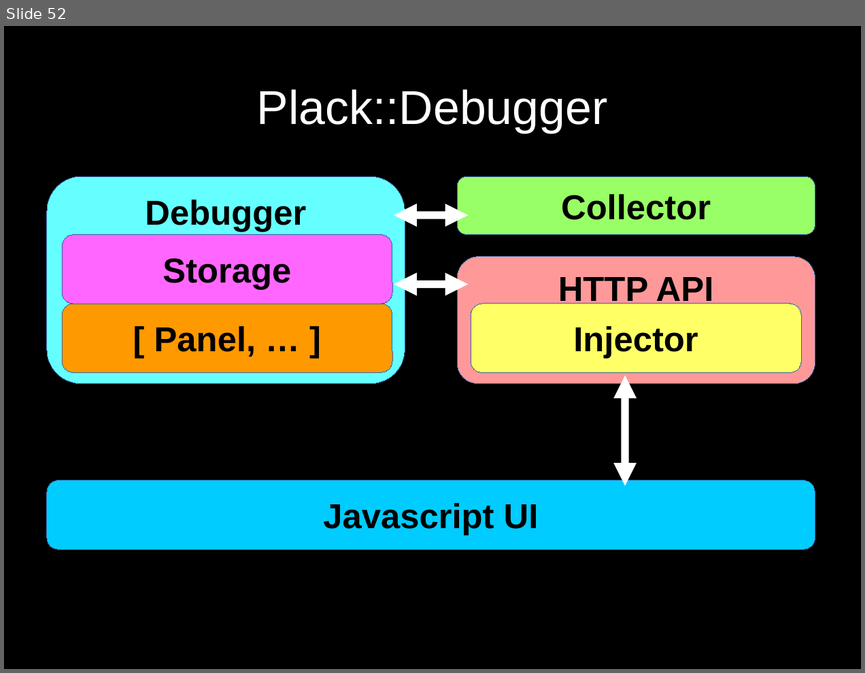
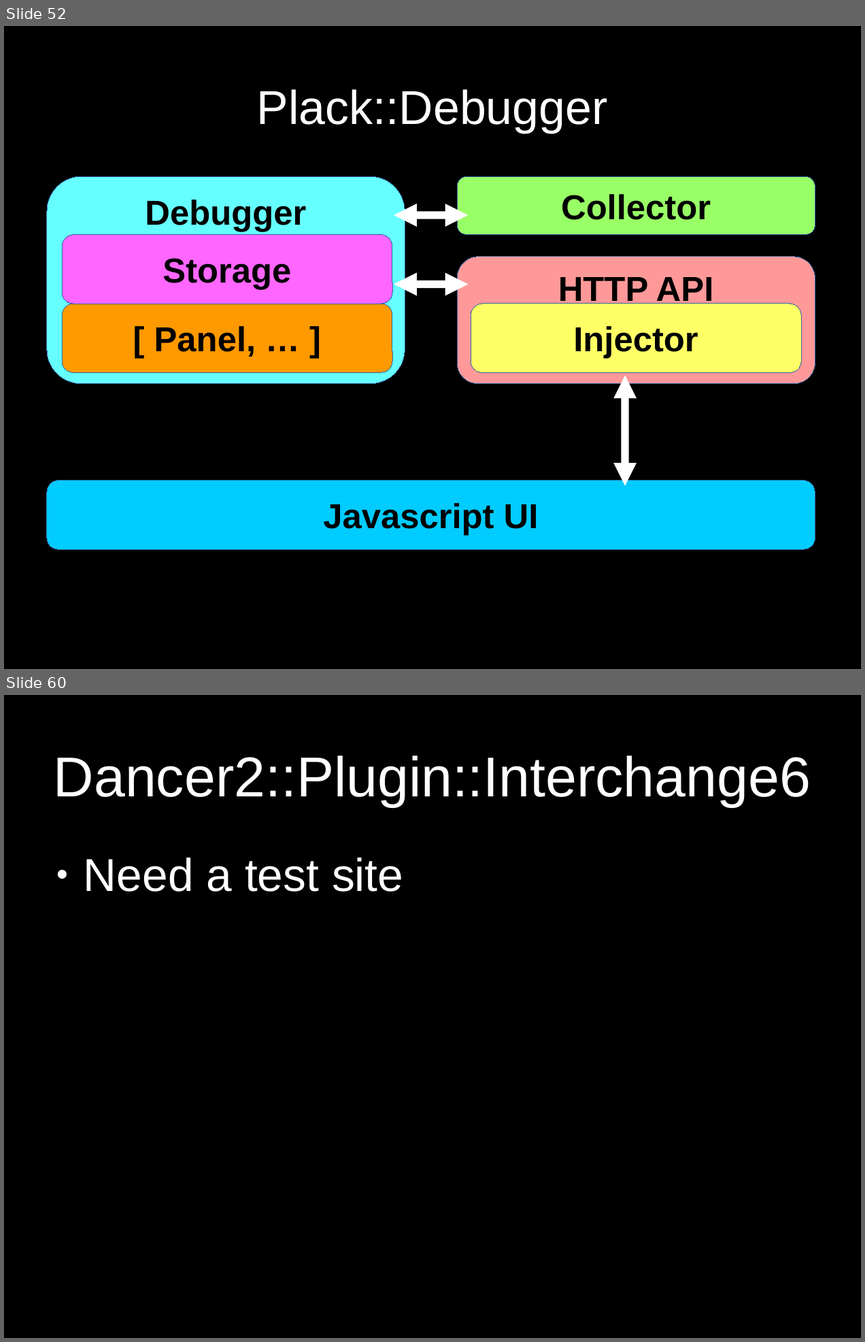
Before and after one commit to SysPete/perl-dancer-conference-2016, a slide deck: plack-debugger-meets-dancer2.odp. Shown one above the other, each under a label of ours: slide 52 before the commit, slides 52 and 60 after it; the slides between them are not shown. The pictures are 865x673 and 865x1342 pixels, drawn with LibreOffice and Linux fonts; fonts in the diff are those of the drawing. Boxes give left, top, right and bottom in pixels: in the first picture for what was removed or moved away, otherwise in the second. Text is boxed around its words. In the diff, an @@ line names an element or a change of style, - is before the commit and + after.

```diff
--- a/plack-debugger-meets-dancer2.odp
+++ b/plack-debugger-meets-dancer2.odp
@@ slide 60 added at <box>4,695,861,1338</box>, background #000000 @@
@@ title added at <box>54,756,810,807</box>, 52 pt, text #FFFFFF @@
+Dancer2::Plugin::Interchange6
@@ text added at <box>84,858,403,892</box>, 42.7 pt, text #FFFFFF @@
+● Need a test site
```
Also in this commit, not shown: 19 other slides added.
